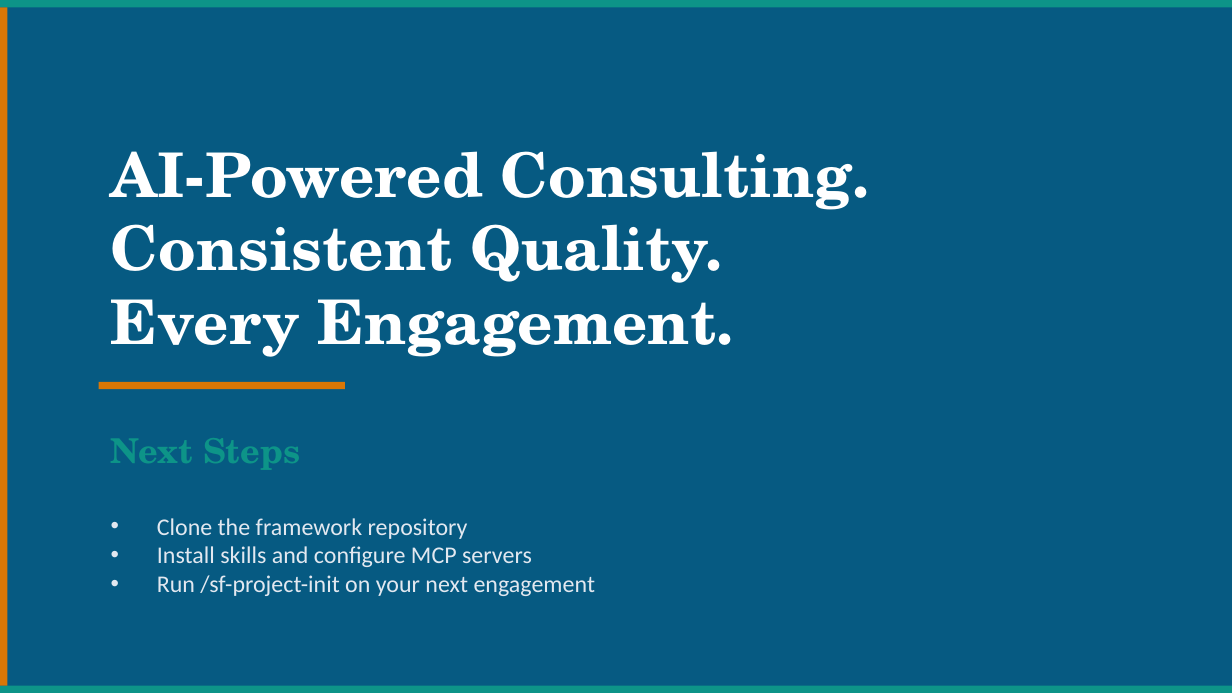
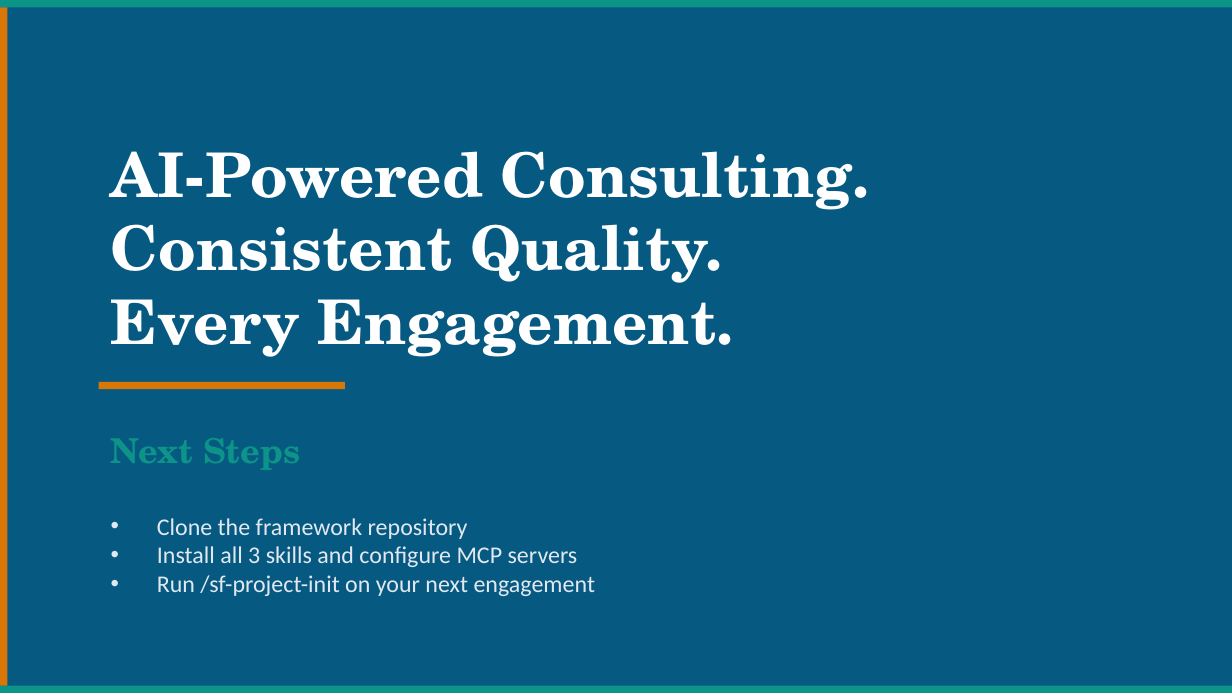
Before and after one commit to Mar5929/sf-consulting-framework, a slide deck: slide 37 of reference/salesforce-consulting-frameworkV2.pptx. Drawn at 1232x693 pixels with LibreOffice and Linux fonts; fonts in the diff are those of the drawing. Boxes give left, top, right and bottom in pixels: in the first picture for what was removed or moved away, otherwise in the second. Text is boxed around its words. In the diff, an @@ line names an element or a change of style, - is before the commit and + after.

Commit message:
feat: Update sf-develop skill references and enhance documentation across multiple files

```diff
--- a/reference/salesforce-consulting-frameworkV2.pptx
+++ b/reference/salesforce-consulting-frameworkV2.pptx
@@ text at [157,546,578,567]: text changed @@
-• Install skills and configure MCP servers
+• Install all 3 skills and configure MCP servers
```
Also in this commit, not shown: 11 other slides changed, 9 other files.
